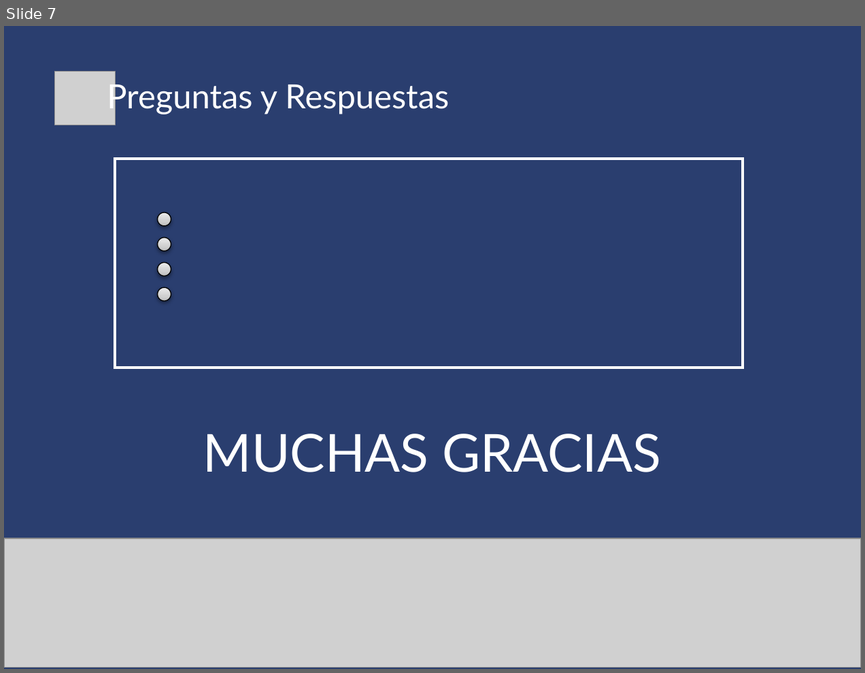
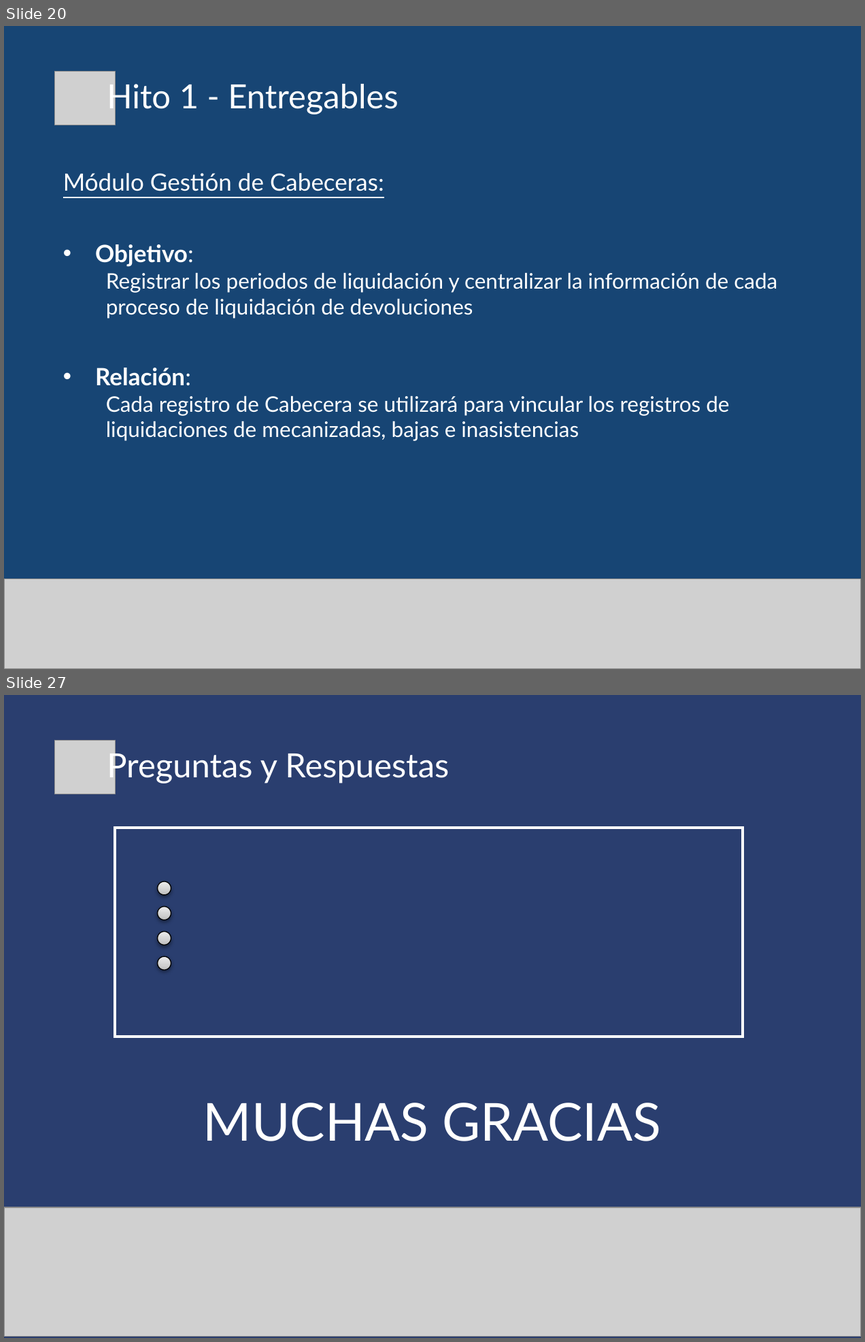
Before and after one commit to gabulopezmdq-ui/Eventia, a slide deck: Documentacion/DocumentacionProyecto/Presentaciones/MEC_Hito1.pptx. Shown one above the other, each under a label of ours: slide 7 before the commit, slides 20 and 27 after it; the slides between them are not shown. The pictures are 865x673 and 865x1342 pixels, drawn with LibreOffice and Linux fonts; fonts in the diff are those of the drawing; grey boxes stand for pictures. Boxes give left, top, right and bottom in pixels: in the first picture for what was removed or moved away, otherwise in the second. Text is boxed around its words. In the diff, an @@ line names an element or a change of style, - is before the commit and + after.

```diff
--- a/Documentacion/DocumentacionProyecto/Presentaciones/MEC_Hito1.pptx
+++ b/Documentacion/DocumentacionProyecto/Presentaciones/MEC_Hito1.pptx
@@ slide 20 added at <box>4,26,861,669</box>, background #174574 @@
@@ picture added at <box>54,72,116,125</box> @@
@@ text added at <box>107,79,398,115</box>, 28 pt, text #FFFFFF @@
+Hito 1 - Entregables
@@ text added at <box>63,173,777,441</box>, 18 pt, text #FFFFFF @@
+Módulo Gestión de Cabeceras:
+• Objetivo:
+  Registrar los periodos de liquidación y centralizar la información de cada proceso de liquidación de devoluciones
+• Relación:
+  Cada registro de Cabecera se utilizará para vincular los registros de liquidaciones de mecanizadas, bajas e inasistencias
@@ picture added at <box>4,579,861,669</box> @@
@@ what was slide 7 is now slide 27 @@
```
Also in this commit, not shown: 5 slides changed, 19 other slides added.
